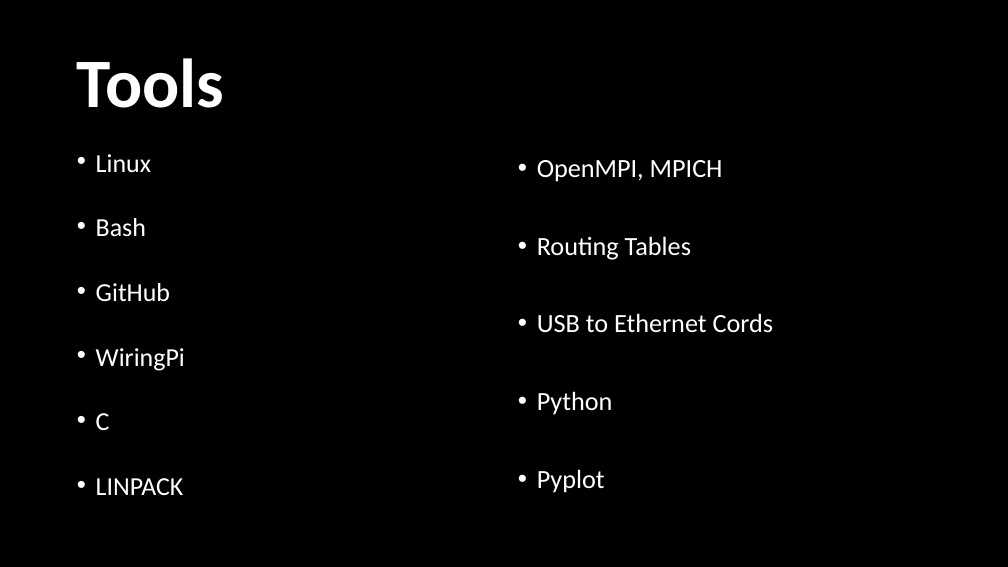
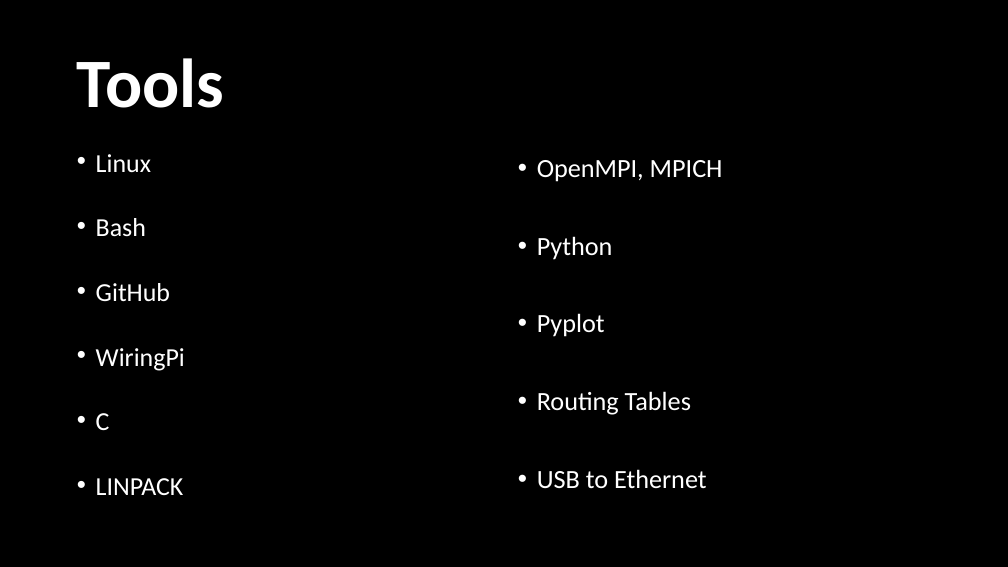
Before and after one commit to SDSMT-CSC464-F15/arm, a slide deck: slide 4 of Documents/ClientPresent3FOREAL.pptx. Drawn at 1008x567 pixels with LibreOffice and Linux fonts; fonts in the diff are those of the drawing. Boxes give left, top, right and bottom in pixels: in the first picture for what was removed or moved away, otherwise in the second. Text is boxed around its words. In the diff, an @@ line names an element or a change of style, - is before the commit and + after.

```diff
--- a/Documents/ClientPresent3FOREAL.pptx
+++ b/Documents/ClientPresent3FOREAL.pptx
@@ text at (537, 236, 774, 333): paragraphs removed @@
-• Routing Tables
-• USB to Ethernet Cords
@@ text at (537, 391, 707, 488): paragraphs added @@
+• Routing Tables
+• USB to Ethernet
```
Also in this commit, not shown: 2 other slides changed, 2 slides added.
